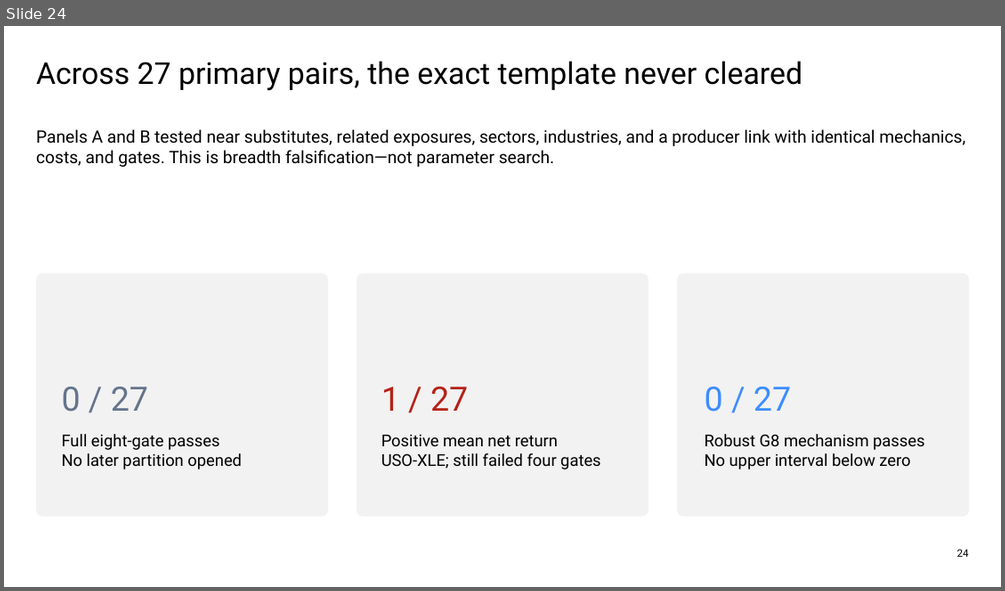
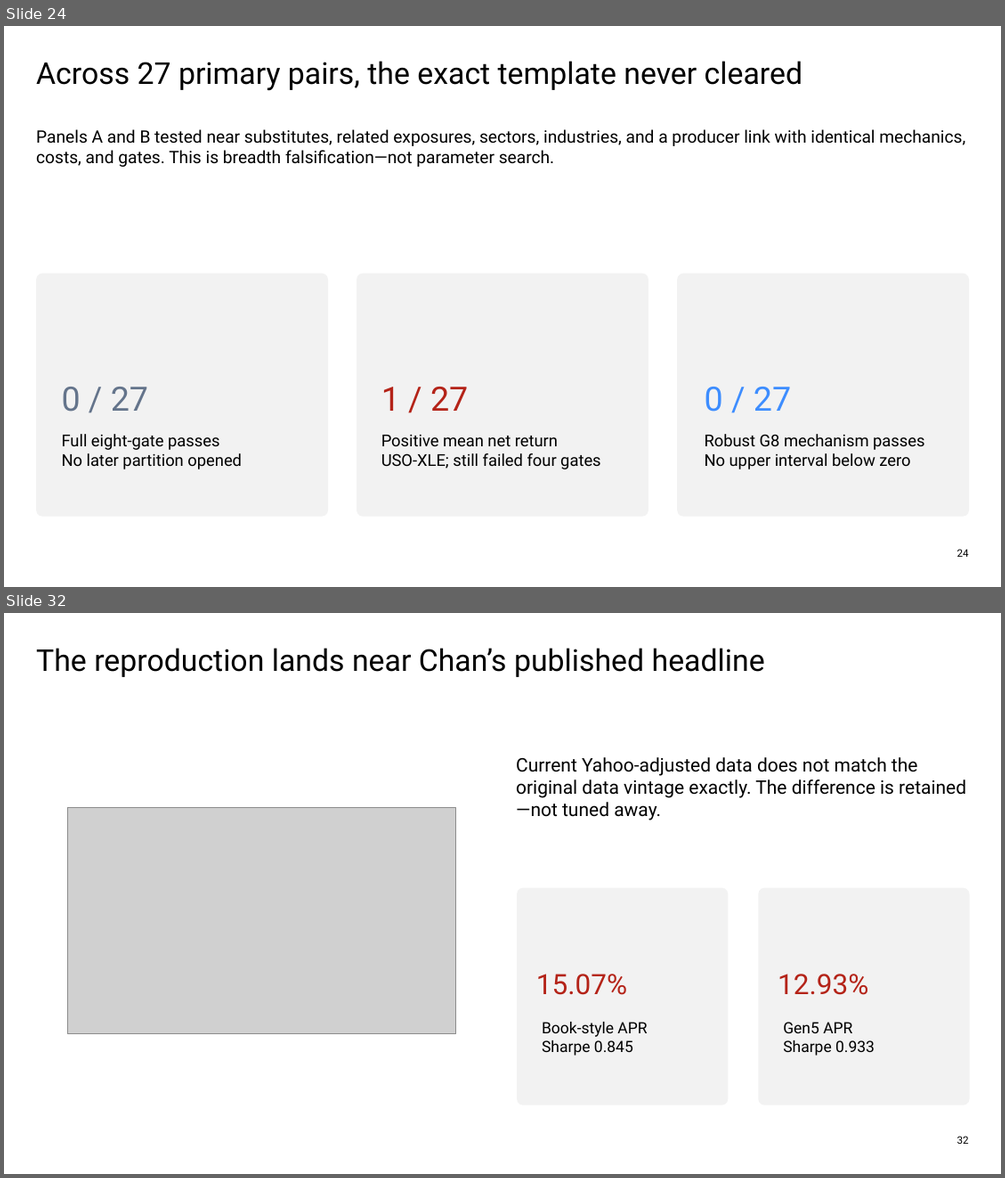
Before and after one commit to Francisc0Franc0/Time-Series-Modeling-Gen5, a slide deck: presentations/gen5_lit_mr_02_1_bollinger_evidence.pptx. Shown one above the other, each under a label of ours: slide 24 before the commit, slides 24 and 32 after it; the slides between them are not shown. The pictures are 1005x591 and 1005x1178 pixels, drawn with LibreOffice and Linux fonts; fonts in the diff are those of the drawing; grey boxes stand for pictures. Boxes give left, top, right and bottom in pixels: in the first picture for what was removed or moved away, otherwise in the second. Text is boxed around its words. In the diff, an @@ line names an element or a change of style, - is before the commit and + after.

```diff
--- a/presentations/gen5_lit_mr_02_1_bollinger_evidence.pptx
+++ b/presentations/gen5_lit_mr_02_1_bollinger_evidence.pptx
@@ slide 32 added at <box>4,613,1001,1174</box>, background #FFFFFF @@
@@ text added at <box>36,648,765,677</box>, 29 pt, text #000000 @@
+The reproduction lands near Chan’s published headline
@@ text added at <box>516,757,966,820</box>, 18 pt, text #000000 @@
+Current Yahoo-adjusted data does not match the original data vintage exactly. The difference is retained—not tuned away.
@@ picture added at <box>67,807,455,1034</box> @@
@@ rounded rectangle added at <box>517,887,728,1105</box>, fill #F2F2F2 @@
@@ rounded rectangle added at <box>759,887,970,1105</box>, fill #F2F2F2 @@
@@ text added at <box>536,973,627,995</box>, 27 pt, text #B42318 @@
+15.07%
@@ text added at <box>777,973,868,995</box>, 27 pt, text #B42318 @@
+12.93%
@@ text added at <box>542,1022,647,1055</box>, 15 pt, text #000000 @@
+Book-style APR
+Sharpe 0.845
@@ text added at <box>783,1022,874,1055</box>, 15 pt, text #000000 @@
+Gen5 APR
+Sharpe 0.933
@@ text added at <box>957,1135,969,1143</box>, 10 pt, text #000000 @@
+32
```
Also in this commit, not shown: 8 other slides added, 1 slide removed, 9 other files.
